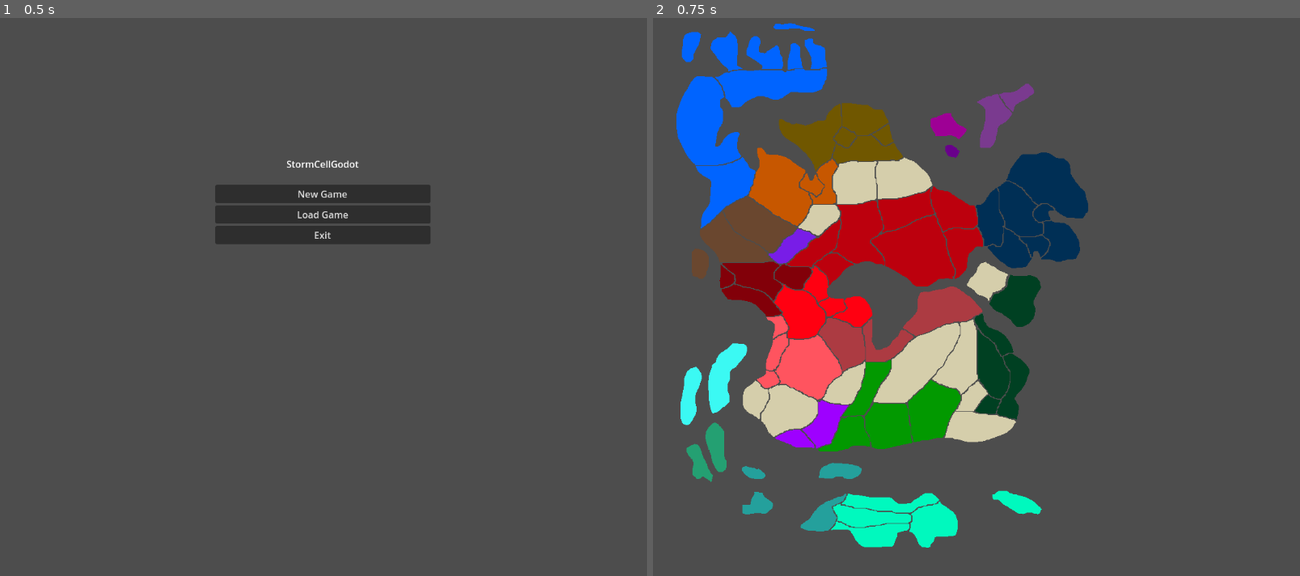
Above: before the commit, frames 1-2 (left to right).
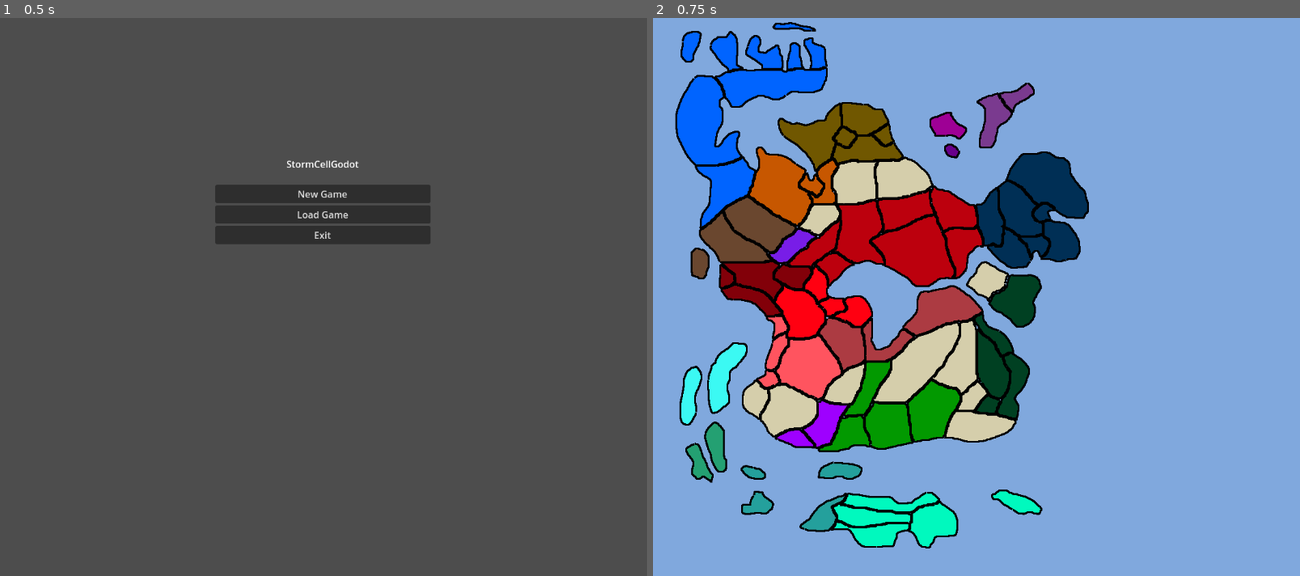
Above: after the commit, the same moments.

Repository: code-11/StormCell
Game: Godot game, scene res://testing.tscn
Two runs of this game, one before a commit and one after it. Both use one fixed random seed, a clock stepped at 60 frames per second and the inputs below.
Inputs:
- Up to frame 1 (0.5 s): no input
- Up to frame 2 (0.75 s): click "New Game" at 0.5 s

Frame 1 is identical in both runs. In frame 2, 76% of the frame differs, in the area x 0-100%, y 0-100%.

Commit message:
Added borders to the regions

Diff:
--- a/stormCellGodot/RegionGeoLoader.gd
+++ b/stormCellGodot/RegionGeoLoader.gd
@@ -20,8 +20,15 @@
 
 	for polygon in polygon_list:
 		var single_poly=Polygon2D.new()
-		single_poly.polygon=array_to_packed_vec2(polygon)
+		var poly_points=array_to_packed_vec2(polygon)
+		single_poly.polygon=poly_points
 		region_geometry.add_child(single_poly)
+
+		var border = Line2D.new()
+		border.points=poly_points
+		border.width=3
+		border.default_color=Color(0,0,0)
+		region_geometry.add_child(border)
 	return region_geometry
 
 func read_regions():
@@ -42,7 +49,8 @@
 func color_region(region,color_hex):
 	var polys=region.get_children()
 	for poly in polys:
-		poly.color=Color.html(color_hex)
+		if poly is Polygon2D:
+			poly.color=Color.html(color_hex)
 
 func color_regions(region_color_dict):
 	print(region_color_dict)
--- a/stormCellGodot/game_scene.tscn
+++ b/stormCellGodot/game_scene.tscn
@@ -11,8 +11,16 @@
 [node name="TheMap" type="Node2D" parent="TheGame"]
 script = ExtResource("1_xrwsu")
 
+[node name="background" type="Polygon2D" parent="TheGame/TheMap"]
+position = Vector2(-558.147, -496.305)
+scale = Vector2(8.66912, 7.19858)
+color = Color(0.501961, 0.658824, 0.870588, 1)
+polygon = PackedVector2Array(60, 67, 196, 67, 196, 208, 60, 208)
+
 [node name="regions" type="Node2D" parent="TheGame/TheMap"]
 script = ExtResource("1_fbgei")
 
 [node name="nations" type="Node" parent="TheGame/TheMap"]
 script = ExtResource("2_lhp44")
+
+[node name="Line2D" type="Line2D" parent="TheGame/TheMap"]
